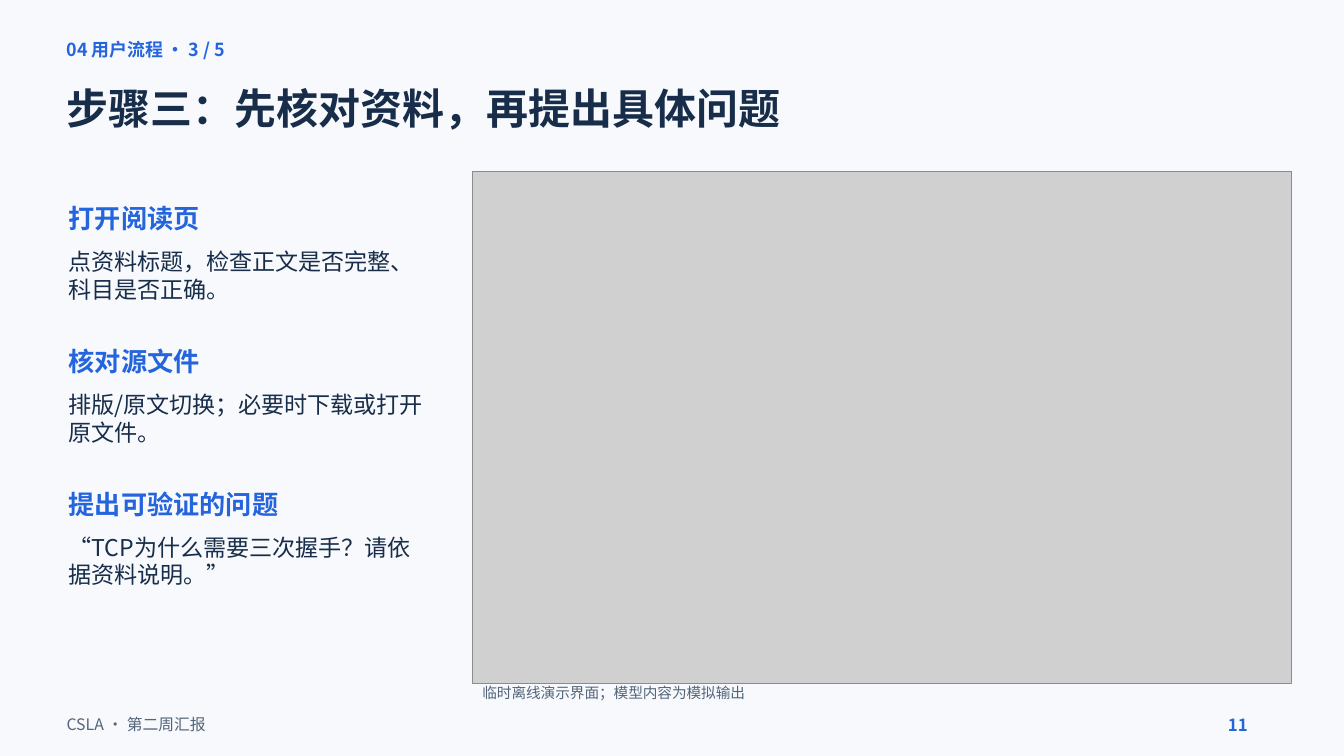
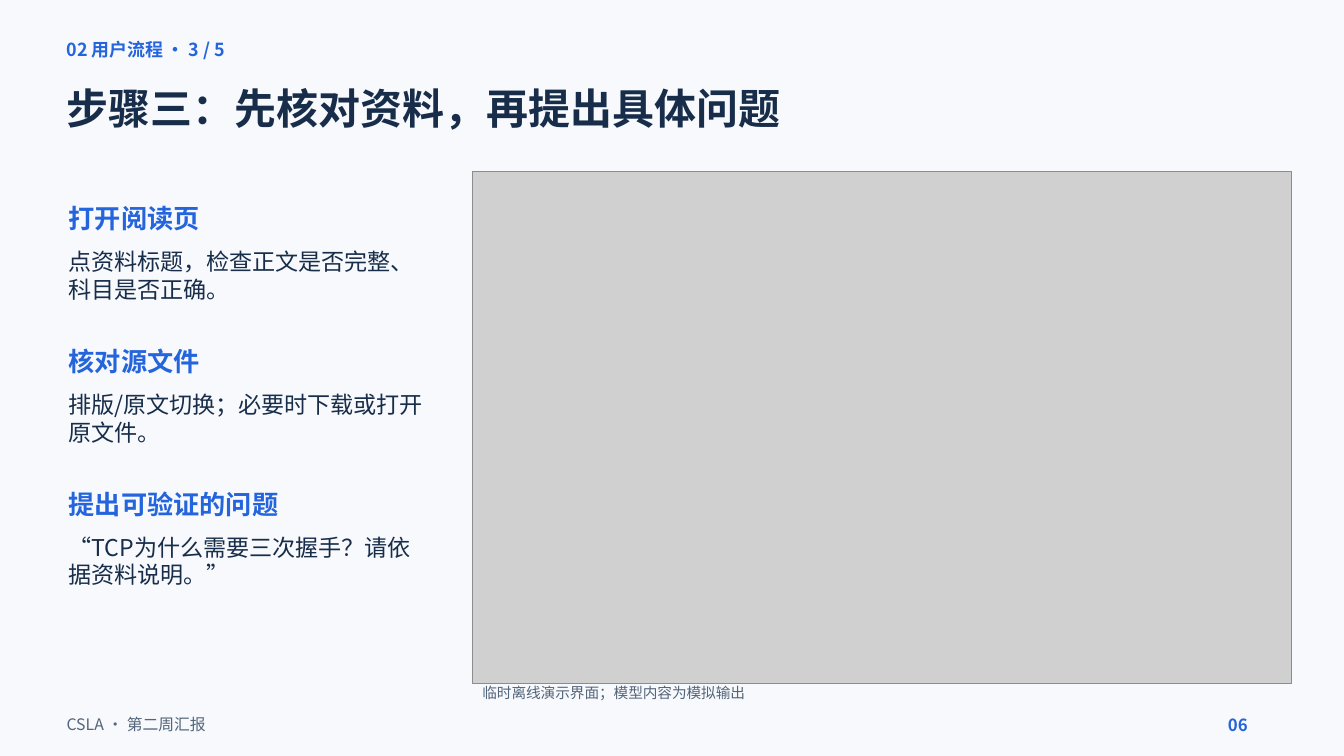
Before and after one commit to KnightofAltria/AIassistant, a slide deck: slide 6 of 文档/汇报内容/第二周汇报/第二周汇报.pptx (slide 11 before the commit). Drawn at 1344x756 pixels with LibreOffice and Linux fonts; fonts in the diff are those of the drawing; grey boxes stand for pictures. Boxes give left, top, right and bottom in pixels: in the first picture for what was removed or moved away, otherwise in the second. Text is boxed around its words. In the diff, an @@ line names an element or a change of style, - is before the commit and + after.

Commit message:
docs: 将用户使用流程前移至汇报第二部分

```diff
--- a/文档/汇报内容/第二周汇报/第二周汇报.pptx
+++ b/文档/汇报内容/第二周汇报/第二周汇报.pptx
@@ text at (x1=67, y1=40, x2=225, y2=58): text changed @@
-04 用户流程 · 3 / 5
+02 用户流程 · 3 / 5
@@ text at (x1=1228, y1=718, x2=1248, y2=731): text changed @@
-11
+06
```
Also in this commit, not shown: 12 other slides changed.
